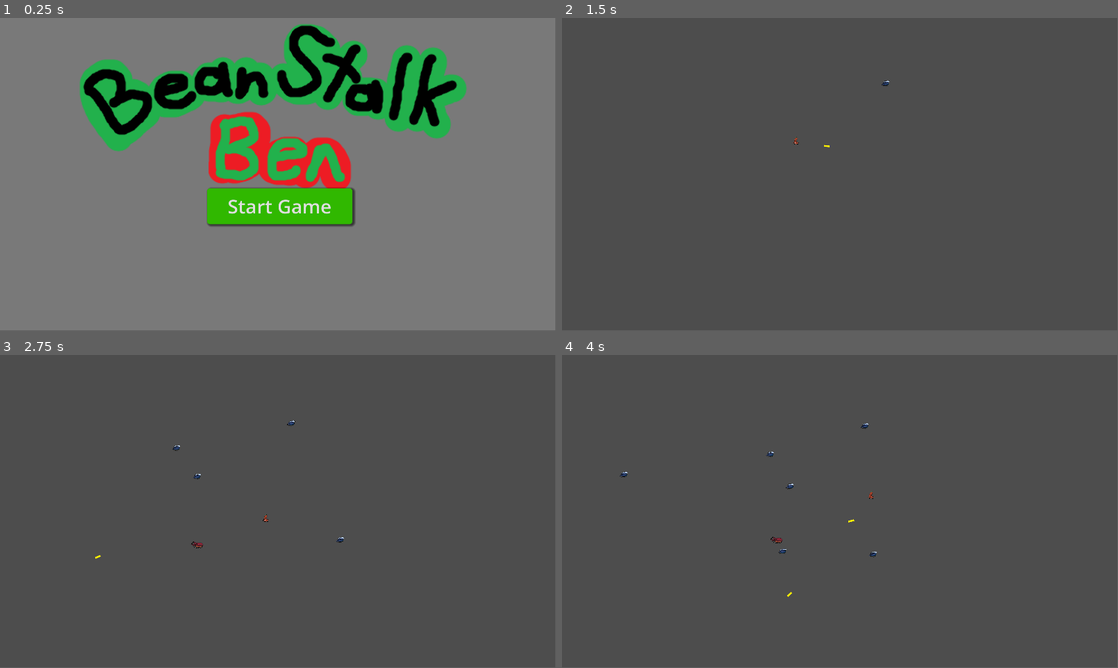
Above: before the commit, frames 1-4 (two rows, left to right).
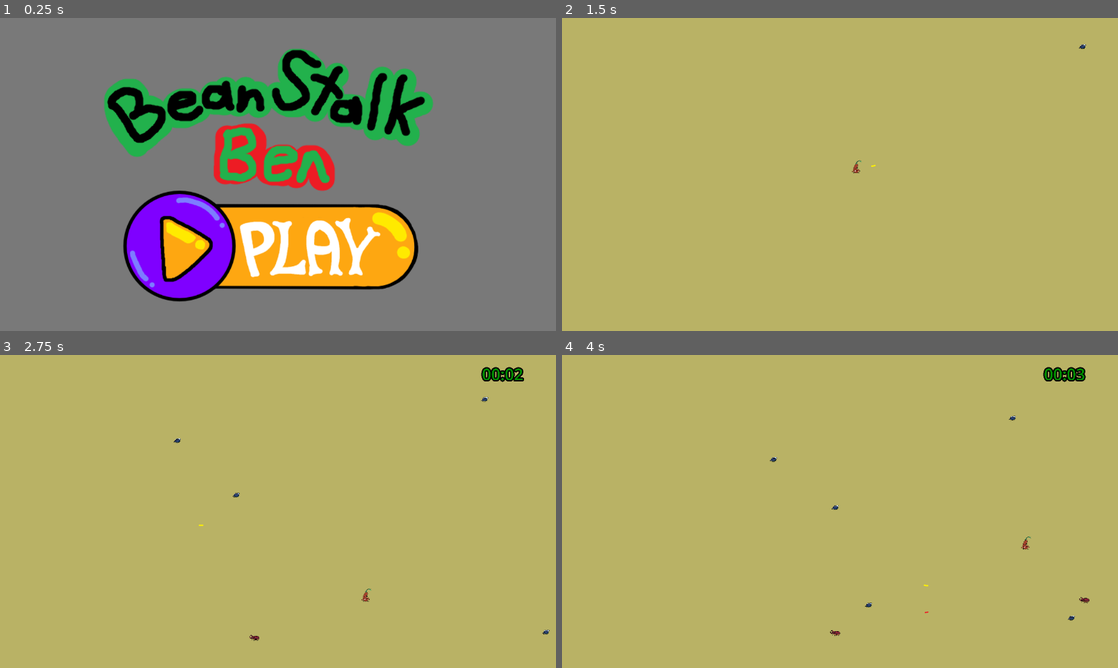
Above: after the commit, the same moments.

Repository: BIIGORANGE/bean-stalk-ben
Game: Godot game, scene res://Scenes/main_menu.tscn
Two runs of this game, one before a commit and one after it. Both use one fixed random seed, a clock stepped at 60 frames per second and the inputs below.
Inputs (mouse positions are in pixels of both pictures, inside the frame that each line leads up to; where the layout moved, square brackets give the same spot in the first picture):
- Up to frame 1 (0.25 s): no input
- Up to frame 2 (1.5 s): click (834, 243) [840, 205] at 0.5 s; tap Enter at 1.25 s; move the mouse to (962, 158) at 1.27 s; hold D (right) from 1.28 s (still down); click (962, 158) at 1.35 s
- Up to frame 3 (2.75 s): move the mouse to (166, 527) at 2.02 s; release D (right) at 2.03 s; hold Down (down) from 2.03 s (still down); click (166, 527) at 2.1 s
- Up to frame 4 (4 s): move the mouse to (895, 442) at 2.77 s; release Down (down) at 2.78 s; hold D (right) 2.78-3.53 s; click (895, 442) at 2.85 s; move the mouse to (812, 574) at 3.52 s; hold W (up) from 3.53 s (still down); click (812, 574) at 3.6 s
In our replay, the window is 799x449 before the commit and 800x450 after it. These sizes can differ from the game's own. Grey fills any space a smaller window leaves; there, only what the larger window draws over its background counts as a difference.

The runs differ from the first frame. In frame 1, 32% of the frame differs, in the area x 14-84%, y 2-91%; in frame 2, 100%, in the area x 0-100%, y 0-100%; in frame 3, 100%; in frame 4, 100%.

Commit message:
visuals for growth, timer, and size changes
- visually added growth and shrink to represent health bar(stretching the sprite image.
- added a timer to keep track of how long the player is alive for
- resized all aspects of the game to 1 to accomodate for stretching, zoomed out camera
- added background color

Diff:
--- a/hair-game/Scenes/beetle.tscn
+++ b/hair-game/Scenes/beetle.tscn
@@ -5,14 +5,13 @@
 [ext_resource type="PackedScene" uid="uid://cxm6nickop3uw" path="res://Scenes/kill_zone.tscn" id="3_58jf6"]
 
 [sub_resource type="CircleShape2D" id="CircleShape2D_6cv6t"]
-radius = 4.4505944
+radius = 24.161114
 
 [node name="Beetle" type="CharacterBody2D" unique_id=1502015250 groups=["enemy"]]
 collision_mask = 3
 script = ExtResource("1_yet8e")
 
 [node name="Sprite2D" type="Sprite2D" parent="." unique_id=1392128246]
-scale = Vector2(0.20754713, 0.20754717)
 texture = ExtResource("2_yet8e")
 
 [node name="KillZone" parent="." unique_id=2060245069 instance=ExtResource("3_58jf6")]
@@ -20,7 +19,7 @@
 collision_mask = 3
 
 [node name="CollisionShape2D" type="CollisionShape2D" parent="KillZone" unique_id=510552353]
-position = Vector2(1.3747252, 0.63860345)
+position = Vector2(3.7804947, 1.9158103)
 scale = Vector2(1.2886921, 1)
 shape = SubResource("CircleShape2D_6cv6t")
 
--- a/hair-game/Scenes/character_bullet.tscn
+++ b/hair-game/Scenes/character_bullet.tscn
@@ -4,17 +4,18 @@
 [ext_resource type="Texture2D" uid="uid://bjtipgb55uvfu" path="res://Assets/bullet.png" id="2_8dri0"]
 
 [sub_resource type="RectangleShape2D" id="RectangleShape2D_36hc0"]
-size = Vector2(20, 6)
+size = Vector2(82.52731, 27)
 
 [node name="CharacterBullet" type="Area2D" unique_id=686064506 groups=["player_bullet"]]
 scale = Vector2(0.9936105, 1)
 script = ExtResource("1_v5gdr")
 
 [node name="Sprite2D" type="Sprite2D" parent="." unique_id=749093469]
+scale = Vector2(4.1263657, 4.1263657)
 texture = ExtResource("2_8dri0")
 
 [node name="CollisionShape2D" type="CollisionShape2D" parent="." unique_id=1566635566]
-position = Vector2(0, -1)
+position = Vector2(-1.919614e-06, -4.5)
 shape = SubResource("RectangleShape2D_36hc0")
 
 [connection signal="area_entered" from="." to="." method="_on_area_entered"]
--- a/hair-game/Scenes/enemy_bullet.tscn
+++ b/hair-game/Scenes/enemy_bullet.tscn
@@ -1,23 +1,24 @@
 [gd_scene format=3 uid="uid://gcmhlqprigf"]
 
 [ext_resource type="Script" uid="uid://1ihfpx03jl74" path="res://Scripts/enemy_bullet.gd" id="1_b6yqb"]
-[ext_resource type="Texture2D" uid="uid://bjtipgb55uvfu" path="res://Assets/bullet.png" id="2_b6yqb"]
+[ext_resource type="Texture2D" uid="uid://coqj807v6knsi" path="res://Assets/death.png" id="2_b6yqb"]
 [ext_resource type="PackedScene" uid="uid://cxm6nickop3uw" path="res://Scenes/kill_zone.tscn" id="3_b6yqb"]
 
 [sub_resource type="RectangleShape2D" id="RectangleShape2D_36hc0"]
-size = Vector2(20, 6)
+size = Vector2(70, 21.886679)
 
 [node name="EnemyBullet" type="Area2D" unique_id=686064506]
-scale = Vector2(0.9936105, 1)
+scale = Vector2(1, 1.006)
 script = ExtResource("1_b6yqb")
 
 [node name="Sprite2D" type="Sprite2D" parent="." unique_id=749093469]
+scale = Vector2(3.5, 3.5)
 texture = ExtResource("2_b6yqb")
 
 [node name="KillZone" parent="." unique_id=2060245069 instance=ExtResource("3_b6yqb")]
 
 [node name="CollisionShape2D" type="CollisionShape2D" parent="KillZone" unique_id=1566635566]
-position = Vector2(0, -1)
+position = Vector2(0, -3.9850895)
 shape = SubResource("RectangleShape2D_36hc0")
 
 [connection signal="area_entered" from="." to="." method="_on_area_entered"]
--- a/hair-game/Scenes/fly.tscn
+++ b/hair-game/Scenes/fly.tscn
@@ -5,14 +5,13 @@
 [ext_resource type="Texture2D" uid="uid://cto6eneki14v0" path="res://Assets/fly.png" id="2_3o03e"]
 
 [sub_resource type="CircleShape2D" id="CircleShape2D_6cv6t"]
-radius = 3.1622777
+radius = 19.249125
 
 [node name="Fly" type="CharacterBody2D" unique_id=1502015250 groups=["enemy"]]
 collision_mask = 3
 script = ExtResource("1_3o03e")
 
 [node name="Sprite2D" type="Sprite2D" parent="." unique_id=1392128246]
-scale = Vector2(0.20754713, 0.20754717)
 texture = ExtResource("2_3o03e")
 
 [node name="KillZone" parent="." unique_id=2060245069 instance=ExtResource("1_qarim")]
--- a/hair-game/Scenes/health.tscn
+++ b/hair-game/Scenes/health.tscn
@@ -6,7 +6,7 @@
 [sub_resource type="CircleShape2D" id="CircleShape2D_aswr4"]
 
 [node name="Health" type="Area2D" unique_id=1254405215]
-scale = Vector2(0.5199995, 0.5199995)
+scale = Vector2(6.5241833, 6.5241833)
 script = ExtResource("1_aswr4")
 
 [node name="Sprite2D" type="Sprite2D" parent="." unique_id=786745706]
--- a/hair-game/Scenes/main.gd
+++ b/hair-game/Scenes/main.gd
@@ -1,28 +1,24 @@
-extends Node
+extends Node2D
 
-@onready var restart_timer: Timer = $RestartTimer
-@onready var spawn_timer: Timer = $SpawnTimer
+@onready var round_timer: Timer = $RoundTimer
+@onready var label: Label = $RoundTimer/Label
+@onready var total_time_in_seconds:int = 0
 
-@onready var fly = preload("res://Scenes/fly.tscn")
 
-func spawn_fly():
-	var instance = fly.instantiate()
-	add_child(instance)
+# Called when the node enters the scene tree for the first time.
+func _ready() -> void:
+	round_timer.start()
 
-func start_spawn():
-	spawn_timer.start()
+# Called every frame. 'delta' is the elapsed time since the previous frame.
+func _process(delta: float) -> void:
+	pass
 
-func _on_spawn_timer_timeout() -> void:
-	spawn_fly()
+func _on_round_timer_timeout() -> void:
+	print(total_time_in_seconds)
+	total_time_in_seconds += 1
+	var minutes = int(total_time_in_seconds/60)
+	var seconds = total_time_in_seconds - (minutes * 60)
 
-func restart_game():
-	Engine.time_scale = 0.2
-	restart_timer.start()
 
-func _on_timer_timeout() -> void:
-	get_tree().reload_current_scene()
-	Engine.time_scale = 1
 
-#runs once at game start
-func _ready():
-	start_spawn()
+	label.text = '%02d:%02d' % [minutes,seconds]
--- a/hair-game/Scenes/main.tscn
+++ b/hair-game/Scenes/main.tscn
@@ -1,18 +1,33 @@
 [gd_scene format=3 uid="uid://cf0mlbin7srfu"]
 
 [ext_resource type="PackedScene" uid="uid://dnrespatkrum5" path="res://Scenes/player.tscn" id="1_jjgbg"]
+[ext_resource type="Script" uid="uid://b7nlpu6a1nirr" path="res://Scenes/main.gd" id="1_jjvhh"]
 [ext_resource type="Script" uid="uid://4l5slk7rda82" path="res://Scripts/game_manager.gd" id="4_jjvhh"]
 
 [sub_resource type="WorldBoundaryShape2D" id="WorldBoundaryShape2D_jjgbg"]
 normal = Vector2(1, 0)
-distance = -382.0
+distance = -3587.0
 
 [sub_resource type="WorldBoundaryShape2D" id="WorldBoundaryShape2D_bo1nx"]
 normal = Vector2(-1, 0)
-distance = -215.00995
+distance = -14.0
+
+[sub_resource type="LabelSettings" id="LabelSettings_jjvhh"]
+font_size = 308
+font_color = Color(0.0017380255, 0.56376606, 2.3102762e-06, 1)
+outline_size = 100
+outline_color = Color(0, 0, 0, 1)
 
 [node name="Main" type="Node2D" unique_id=2106804261]
 position = Vector2(-150, -121)
+script = ExtResource("1_jjvhh")
+
+[node name="ColorRect" type="ColorRect" parent="." unique_id=1232886328]
+offset_left = -6071.0
+offset_top = -3418.0
+offset_right = 6111.0
+offset_bottom = 3458.0
+color = Color(0.7259238, 0.69894284, 0.39593565, 1)
 
 [node name="GameManager" type="Node" parent="." unique_id=883448335]
 unique_name_in_owner = true
@@ -25,10 +40,11 @@
 wait_time = 0.54
 
 [node name="BeetleSpawnTimer" type="Timer" parent="GameManager" unique_id=1364508864]
-wait_time = 2.072
+wait_time = 1.5
 
 [node name="Camera2D" type="Camera2D" parent="." unique_id=2093786627]
 position = Vector2(191, 108)
+zoom = Vector2(0.12, 0.12)
 
 [node name="Borders" type="Node" parent="." unique_id=1804375532]
 
@@ -36,14 +52,14 @@
 position = Vector2(-247, -121)
 
 [node name="CollisionShape2D" type="CollisionShape2D" parent="Borders/LeftBorder" unique_id=1922016043]
-position = Vector2(-288, 0)
+position = Vector2(-1461, 92)
 shape = SubResource("WorldBoundaryShape2D_jjgbg")
 
 [node name="RightBorder" type="StaticBody2D" parent="Borders" unique_id=889192180]
 position = Vector2(332, -122)
 
 [node name="CollisionShape2D" type="CollisionShape2D" parent="Borders/RightBorder" unique_id=156981628]
-position = Vector2(454, 0)
+position = Vector2(5024, 105)
 shape = SubResource("WorldBoundaryShape2D_bo1nx")
 
 [node name="TopBorder" type="StaticBody2D" parent="Borders" unique_id=753493147]
@@ -51,21 +67,35 @@
 rotation = -1.5699594
 
 [node name="CollisionShape2D" type="CollisionShape2D" parent="Borders/TopBorder" unique_id=1616808717]
-position = Vector2(160.99994, -0.13474485)
+position = Vector2(2820.9941, -8.360962)
 shape = SubResource("WorldBoundaryShape2D_bo1nx")
 
-[node name="BottomBorder" type="StaticBody2D" parent="Borders/TopBorder" unique_id=2127226653]
-position = Vector2(-323.99902, 1.271166)
-rotation = 3.1394768
+[node name="BottomBorder" type="StaticBody2D" parent="Borders" unique_id=2127226653]
+position = Vector2(36.000004, 147.99997)
+rotation = 1.5695174
+scale = Vector2(0.99999994, 0.99999994)
 
-[node name="CollisionShape2D" type="CollisionShape2D" parent="Borders/TopBorder/BottomBorder" unique_id=1271230540]
-position = Vector2(162.99991, 0.20846933)
+[node name="CollisionShape2D" type="CollisionShape2D" parent="Borders/BottomBorder" unique_id=1271230540]
+position = Vector2(2823.094, -71.389465)
 shape = SubResource("WorldBoundaryShape2D_bo1nx")
 
 [node name="Player" parent="." unique_id=1167191834 instance=ExtResource("1_jjgbg")]
 unique_name_in_owner = true
-speed = 200
+
+[node name="RoundTimer" type="Timer" parent="." unique_id=1070129209]
+
+[node name="Label" type="Label" parent="RoundTimer" unique_id=1399444481]
+anchors_preset = 5
+anchor_left = 0.5
+anchor_right = 0.5
+offset_left = 3315.0
+offset_top = -2859.0
+offset_right = 4483.0
+offset_bottom = -2329.0
+grow_horizontal = 2
+label_settings = SubResource("LabelSettings_jjvhh")
 
 [connection signal="timeout" from="GameManager/RestartTimer" to="GameManager" method="_on_timer_timeout"]
 [connection signal="timeout" from="GameManager/FlySpawnTimer" to="GameManager" method="_on_fly_spawn_timer_timeout"]
 [connection signal="timeout" from="GameManager/BeetleSpawnTimer" to="GameManager" method="_on_beetle_spawn_timer_timeout"]
+[connection signal="timeout" from="RoundTimer" to="." method="_on_round_timer_timeout"]
--- a/hair-game/Scenes/main_menu.gd
+++ b/hair-game/Scenes/main_menu.gd
@@ -10,6 +10,5 @@
 func _process(delta: float) -> void:
 	pass
 
-
-func _on_button_pressed() -> void:
+func _on_play_button_pressed() -> void:
 	get_tree().change_scene_to_file("res://Scenes/main.tscn")
--- a/hair-game/Scenes/main_menu.tscn
+++ b/hair-game/Scenes/main_menu.tscn
@@ -2,36 +2,20 @@
 
 [ext_resource type="Texture2D" uid="uid://mdqyjc8ucmgl" path="res://Assets/logo.png" id="1_28flt"]
 [ext_resource type="Script" uid="uid://o4n2rxcs5jak" path="res://Scenes/main_menu.gd" id="1_48xlc"]
+[ext_resource type="Texture2D" uid="uid://sy5i5jgvsdmr" path="res://Assets/play_btn.png" id="3_1ehe0"]
 
 [sub_resource type="StyleBoxFlat" id="StyleBoxFlat_1ehe0"]
 bg_color = Color(0.6, 0.6, 0.6, 0.58431375)
 
-[sub_resource type="StyleBoxFlat" id="StyleBoxFlat_erv1k"]
-bg_color = Color(0.1898537, 0.72046924, 0, 1)
-corner_radius_top_left = 10
-corner_radius_top_right = 10
-corner_radius_bottom_right = 10
-corner_radius_bottom_left = 10
-corner_detail = 20
-shadow_color = Color(0, 0, 0, 0.5411765)
-shadow_size = 8
-shadow_offset = Vector2(5, 3)
+[sub_resource type="StyleBoxTexture" id="StyleBoxTexture_ce3w2"]
+texture = ExtResource("3_1ehe0")
 
-[sub_resource type="StyleBoxFlat" id="StyleBoxFlat_28flt"]
-bg_color = Color(0.14093566, 0.36982986, 0.12993114, 1)
-corner_radius_top_left = 10
-corner_radius_top_right = 10
-corner_radius_bottom_right = 10
-corner_radius_bottom_left = 10
-shadow_size = 5
-shadow_offset = Vector2(5, 3)
+[sub_resource type="StyleBoxTexture" id="StyleBoxTexture_n45e2"]
+texture = ExtResource("3_1ehe0")
 
-[sub_resource type="StyleBoxFlat" id="StyleBoxFlat_48xlc"]
-bg_color = Color(0.34037527, 0.694679, 0.31568778, 1)
-corner_radius_top_left = 10
-corner_radius_top_right = 10
-corner_radius_bottom_right = 10
-corner_radius_bottom_left = 10
+[sub_resource type="StyleBoxTexture" id="StyleBoxTexture_1ehe0"]
+texture = ExtResource("3_1ehe0")
+modulate_color = Color(0.16078432, 1, 0.6784314, 1)
 
 [node name="MainMenu" type="Control" unique_id=1035536316]
 layout_mode = 3
@@ -49,30 +33,34 @@
 theme_override_styles/panel = SubResource("StyleBoxFlat_1ehe0")
 
 [node name="TextureRect" type="TextureRect" parent="." unique_id=960884667]
-layout_mode = 0
-offset_left = 179.0
-offset_top = -47.0
-offset_right = 1860.4663
-offset_bottom = 760.0
+layout_mode = 1
+anchors_preset = 1
+anchor_left = 1.0
+anchor_right = 1.0
+offset_left = -1095.0
+offset_top = 32.0
+offset_right = 888.7622
+offset_bottom = 984.0833
+grow_horizontal = 0
+scale = Vector2(0.48000002, 0.48000002)
 texture = ExtResource("1_28flt")
 
-[node name="Button" type="Button" parent="." unique_id=445876280]
+[node name="Button" type="Button" parent="." unique_id=575427804]
 layout_mode = 1
-anchors_preset = 8
-anchor_left = 0.5
+anchors_preset = 6
+anchor_left = 1.0
 anchor_top = 0.5
-anchor_right = 0.5
+anchor_right = 1.0
 anchor_bottom = 0.5
-offset_left = -244.0
-offset_top = 49.0
-offset_right = 258.20007
-offset_bottom = 173.0
-grow_horizontal = 2
+offset_left = -1011.0
+offset_top = 20.0
+offset_right = 494.214
+offset_bottom = 593.51953
+grow_horizontal = 0
 grow_vertical = 2
-theme_override_font_sizes/font_size = 66
-theme_override_styles/normal = SubResource("StyleBoxFlat_erv1k")
-theme_override_styles/pressed = SubResource("StyleBoxFlat_28flt")
-theme_override_styles/hover = SubResource("StyleBoxFlat_48xlc")
-text = "Start Game"
+scale = Vector2(0.48000002, 0.48472625)
+theme_override_styles/normal = SubResource("StyleBoxTexture_ce3w2")
+theme_override_styles/pressed = SubResource("StyleBoxTexture_n45e2")
+theme_override_styles/hover = SubResource("StyleBoxTexture_1ehe0")
 
-[connection signal="pressed" from="Button" to="." method="_on_button_pressed"]
+[connection signal="pressed" from="Button" to="." method="_on_play_button_pressed"]
--- a/hair-game/Scenes/player.tscn
+++ b/hair-game/Scenes/player.tscn
@@ -2,18 +2,26 @@
 
 [ext_resource type="Script" uid="uid://cwwqcnbwy6e2p" path="res://Scripts/player.gd" id="1_6t5aa"]
 [ext_resource type="Texture2D" uid="uid://chb8ipnc02u2a" path="res://Assets/bean.png" id="3_6t5aa"]
+[ext_resource type="Texture2D" uid="uid://dbf62gslyt462" path="res://Assets/bean_stalk_top.png" id="4_fkybt"]
 
 [sub_resource type="RectangleShape2D" id="RectangleShape2D_kry3j"]
-size = Vector2(13, 18)
+size = Vector2(73, 216)
 
 [node name="Player" type="CharacterBody2D" unique_id=1167191834 groups=["player"]]
 script = ExtResource("1_6t5aa")
 
+[node name="Sprite2D" type="Sprite2D" parent="." unique_id=1039063892]
+position = Vector2(0, -7)
+texture = ExtResource("3_6t5aa")
+
+[node name="BeanStalkTop" type="Sprite2D" parent="Sprite2D" unique_id=774696301]
+position = Vector2(2, -123)
+scale = Vector2(1.2019231, 0.625601)
+texture = ExtResource("4_fkybt")
+
 [node name="CollisionShape2D" type="CollisionShape2D" parent="." unique_id=679252106]
-position = Vector2(0, -4.25)
+position = Vector2(-6.5, -30)
 shape = SubResource("RectangleShape2D_kry3j")
 
-[node name="Sprite2D" type="Sprite2D" parent="." unique_id=1039063892]
-position = Vector2(0, -7)
-scale = Vector2(0.13000001, 0.13000001)
-texture = ExtResource("3_6t5aa")
+[node name="Node2D" type="Node2D" parent="." unique_id=1598552952]
+position = Vector2(0, -20)
--- a/hair-game/Scripts/beetle.gd
+++ b/hair-game/Scripts/beetle.gd
@@ -1,6 +1,6 @@
 extends CharacterBody2D
 
-const SPEED = 50
+const SPEED = 300
 var health = 2
 
 
--- a/hair-game/Scripts/bullet.gd
+++ b/hair-game/Scripts/bullet.gd
@@ -1,6 +1,6 @@
 extends Area2D
 
-var speed = 1000
+var speed = 5000
 var velocity = Vector2.ZERO
 @onready var health_pickup = "res://Scenes/health.tscn"
 func _process(delta: float) -> void:
--- a/hair-game/Scripts/enemy_bullet.gd
+++ b/hair-game/Scripts/enemy_bullet.gd
@@ -1,6 +1,6 @@
 extends Area2D
 
-var speed = 800
+var speed = 2000
 var velocity = Vector2.ZERO
 @onready var health_pickup = "res://Scenes/health.tscn"
 
--- a/hair-game/Scripts/fly.gd
+++ b/hair-game/Scripts/fly.gd
@@ -1,6 +1,6 @@
 extends CharacterBody2D
 
-const SPEED = 90
+const SPEED = 600
 var health = 1
 
 var player
--- a/hair-game/Scripts/game_manager.gd
+++ b/hair-game/Scripts/game_manager.gd
@@ -8,8 +8,8 @@
 @onready var health_pickup = preload("res://Scenes/health.tscn")
 @onready var beetle = preload("res://Scenes/beetle.tscn")
 
-var r_numberx = randf_range(-550, 925)
-var r_numbery = randf_range(-320,300)
+var r_numberx = randf_range(-6300, 6400)
+var r_numbery = randf_range(-3500,3500)
 
 func _ready():
 	start_spawn()
@@ -32,13 +32,13 @@
 	instance.player = player
 
 func _on_fly_spawn_timer_timeout() -> void:
-	r_numberx = randf_range(-600, 500)
-	r_numbery = randf_range(-300,300)
+	r_numberx = randf_range(-6300, 6400)
+	r_numbery = randf_range(-3500,3500)
 	random_spawn(fly)
 
 func _on_beetle_spawn_timer_timeout() -> void:
-	r_numberx = randf_range(-600, 500)
-	r_numbery = randf_range(-300,300)
+	r_numberx = randf_range(-6300, 6400)
+	r_numbery = randf_range(-3500,3500)
 	random_spawn(beetle)
 
 
--- a/hair-game/Scripts/player.gd
+++ b/hair-game/Scripts/player.gd
@@ -1,5 +1,5 @@
 extends CharacterBody2D
-@export var speed = 250
+@export var speed = 2500
 @onready var game_manager: Node = %GameManager
 @onready var sprite: Sprite2D = $Sprite2D
 @onready var collision_shape: CollisionShape2D = $CollisionShape2D
@@ -7,12 +7,13 @@
 var stalk = preload("res://Scenes/bean_stalk.tscn")
 
 var health = 0
-var current_height = 18
+var current_height = 180
 
 func change_height():
 	var height = health
 	collision_shape.scale.y =  height
-	collision_shape.position.y = ((height * current_height)/2) * -1
+	collision_shape.position.y = (height * current_height/4) * -1
+	sprite.scale.y =  height
 
 func _ready() -> void:
 	health += 1
@@ -22,16 +23,16 @@
 	health = health + 1
 	change_height()
 	print(health)
-	var stalk_instance = stalk.instantiate()
-	add_child(stalk_instance)
+	#var stalk_instance = stalk.instantiate()
+	#add_child(stalk_instance)
 
 func subtract_health():
 	health -= 1
-	var stalk_instance = stalk.instantiate()
+	#var stalk_instance = stalk.instantiate()
 	print(health)
 	change_height()
 
-	remove_child(stalk_instance)
+	#remove_child(stalk_instance)
 	if health == 0:
 		#die
 		game_manager.restart_game()
--- a/hair-game/project.godot
+++ b/hair-game/project.godot
@@ -17,8 +17,8 @@
 
 [display]
 
-window/size/viewport_width=1920
-window/size/viewport_height=1080
+window/size/viewport_width=1280
+window/size/viewport_height=720
 
 [input]
 
@@ -59,3 +59,5 @@
 [rendering]
 
 rendering_device/driver.windows="d3d12"
+renderer/rendering_method="gl_compatibility"
+renderer/rendering_method.mobile="gl_compatibility"
Binary file added: hair-game/Assets/background.png
Not shown, added: hair-game/Assets/background.png.import
Binary file added: hair-game/Assets/death.png
Not shown, added: hair-game/Assets/death.png.import
Binary file added: hair-game/Assets/play_btn.png
Not shown, added: hair-game/Assets/play_btn.png.import
Not shown, added: hair-game/BeanStalkBen.apple-touch-icon.png.import
Not shown, added: hair-game/BeanStalkBen.icon.png.import
Not shown, added: hair-game/BeanStalkBen.png.import
Not shown: 1 places in hair-game/Scenes/beetle.tscn that only renumber resources
Not shown: 1 places in hair-game/Scenes/fly.tscn that only renumber resources
Not shown, changed: hair-game/Scenes/main.gd.uid
(and 10 more such lines)
